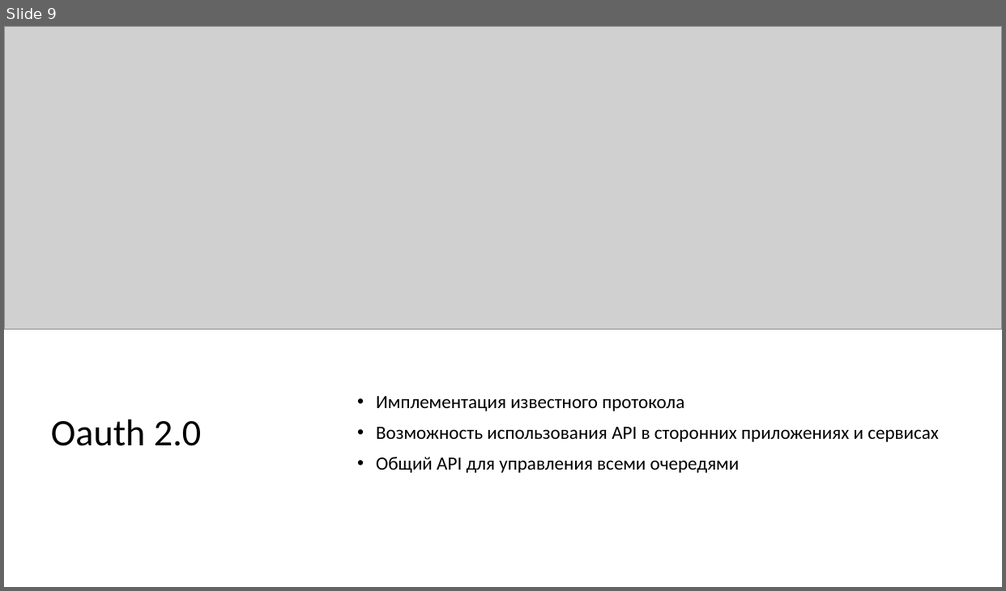
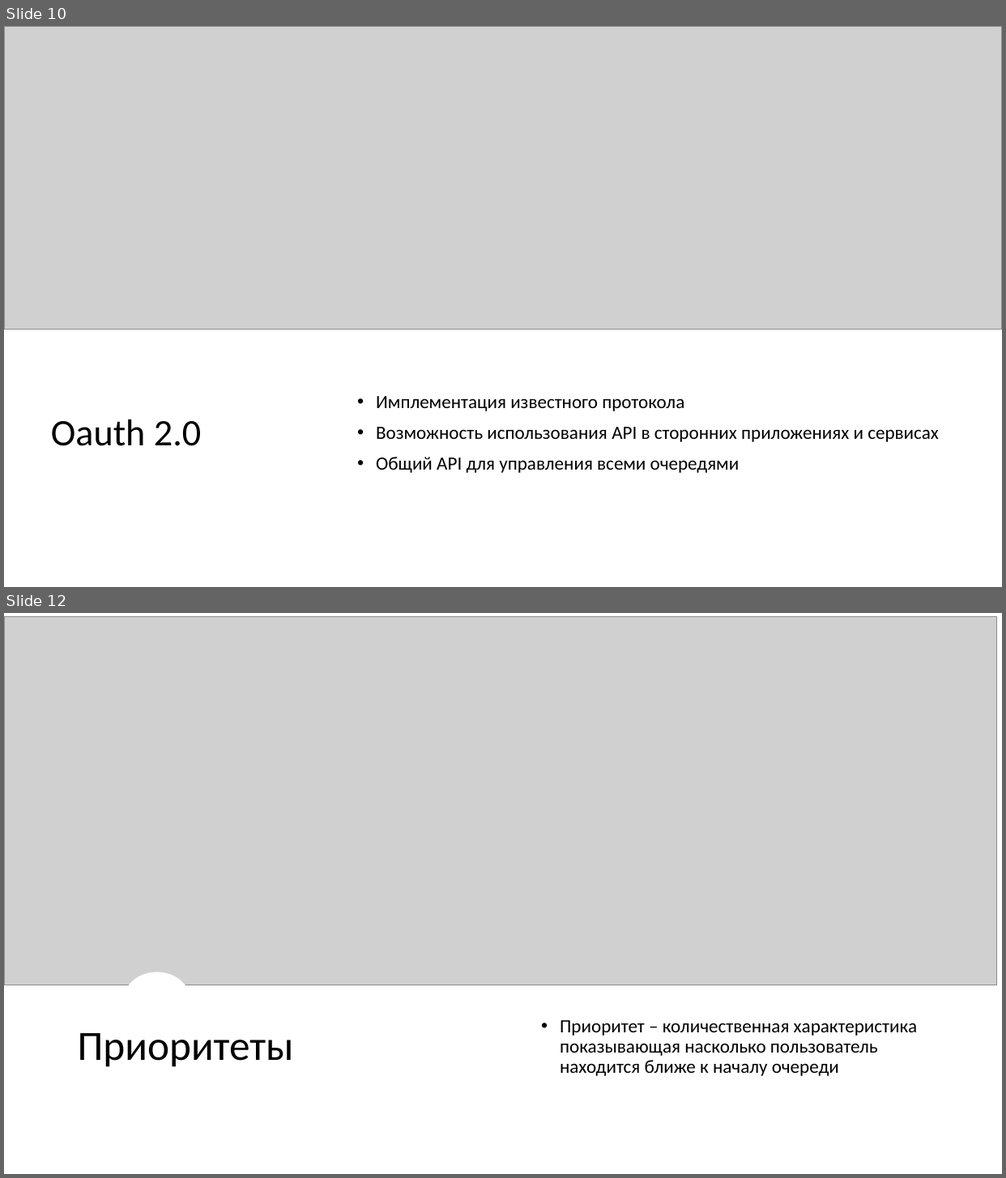
Before and after one commit to AppLoidx/helios-doc, a slide deck: Helios.pptx. Shown one above the other, each under a label of ours: slide 9 before the commit, slides 10 and 12 after it; the slides between them are not shown. The pictures are 1006x591 and 1006x1178 pixels, drawn with LibreOffice and Linux fonts; fonts in the diff are those of the drawing; grey boxes stand for pictures; background and template pictures are left out. Boxes give left, top, right and bottom in pixels: in the first picture for what was removed or moved away, otherwise in the second. Text is boxed around its words. In the diff, an @@ line names an element or a change of style, - is before the commit and + after.

```diff
--- a/Helios.pptx
+++ b/Helios.pptx
@@ slide 12 added at bbox=[4, 613, 1002, 1174], background picture (left out) @@
@@ picture added at bbox=[4, 616, 997, 985] @@
@@ ellipse added at bbox=[123, 973, 190, 1030], fill #FFFFFF @@
@@ text added at bbox=[560, 1020, 917, 1076], 18 pt, text #000000 @@
+• Приоритет – количественная характеристика показывающая насколько пользователь находится ближе к началу очереди
@@ title added at bbox=[78, 1033, 294, 1067], 40 pt, text #000000 @@
+Приоритеты
@@ what was slide 9 is now slide 10 @@
```
Also in this commit, not shown: 8 other slides changed, 2 other slides added, 1 other file.
